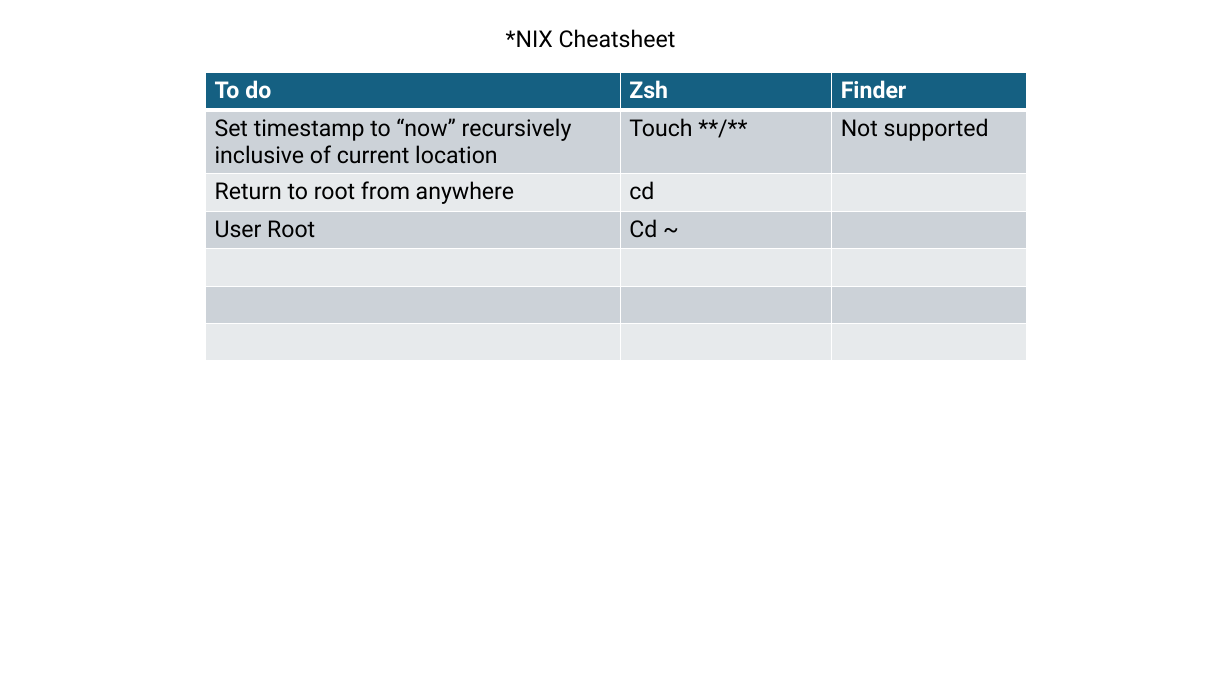
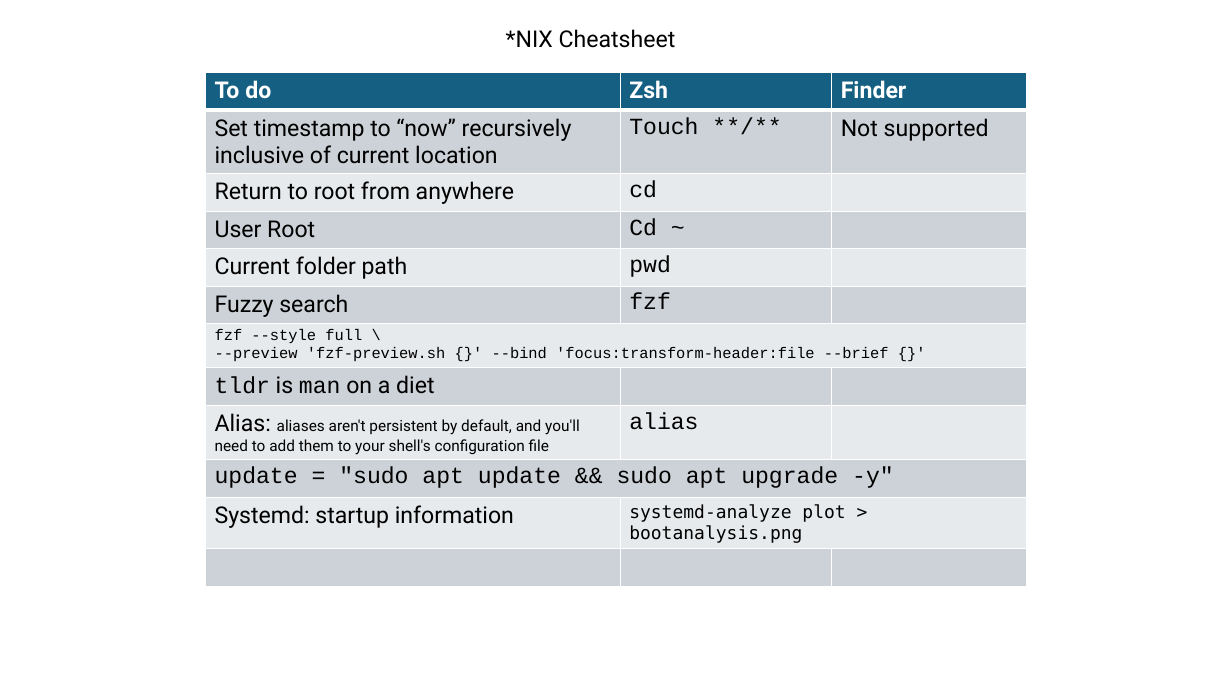
Before and after one commit to davidjmcclelland/CheatSheets, a slide deck: slide 1 of NixCheatsheet.pptx. Drawn at 1232x693 pixels with LibreOffice and Linux fonts; fonts in the diff are those of the drawing. Boxes give left, top, right and bottom in pixels: in the first picture for what was removed or moved away, otherwise in the second. Text is boxed around its words. In the diff, an @@ line names an element or a change of style, - is before the commit and + after.

```diff
--- a/NixCheatsheet.pptx
+++ b/NixCheatsheet.pptx
@@ table at [205,73,1027,577] @@
+row 5: Current folder path | pwd | 
+row 6: Fuzzy search | fzf | 
+row 7: fzf --style full \ --preview 'fzf-preview.sh {}' --bind 'focus:transform-header:file --brief {}' |  | 
+row 8: tldr is man on a diet |  | 
+row 9: Alias: aliases aren't persistent by default, and you'll need to add them to your shell's configuration file | alias | 
+row 10: update = "sudo apt update && sudo apt upgrade -y" |  | 
+row 11: Systemd: startup information | systemd-analyze plot > bootanalysis.png | 
-row 6:  |  | 
-row 7:  |  | 
```
Also in this commit, not shown: 1 slide added, 1 other file.
